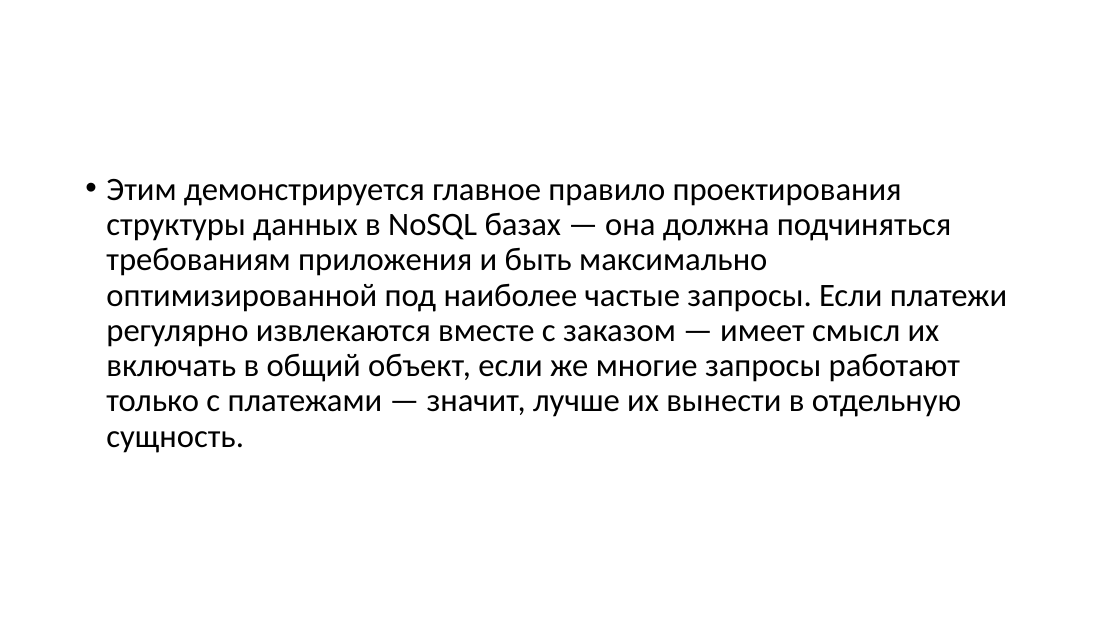
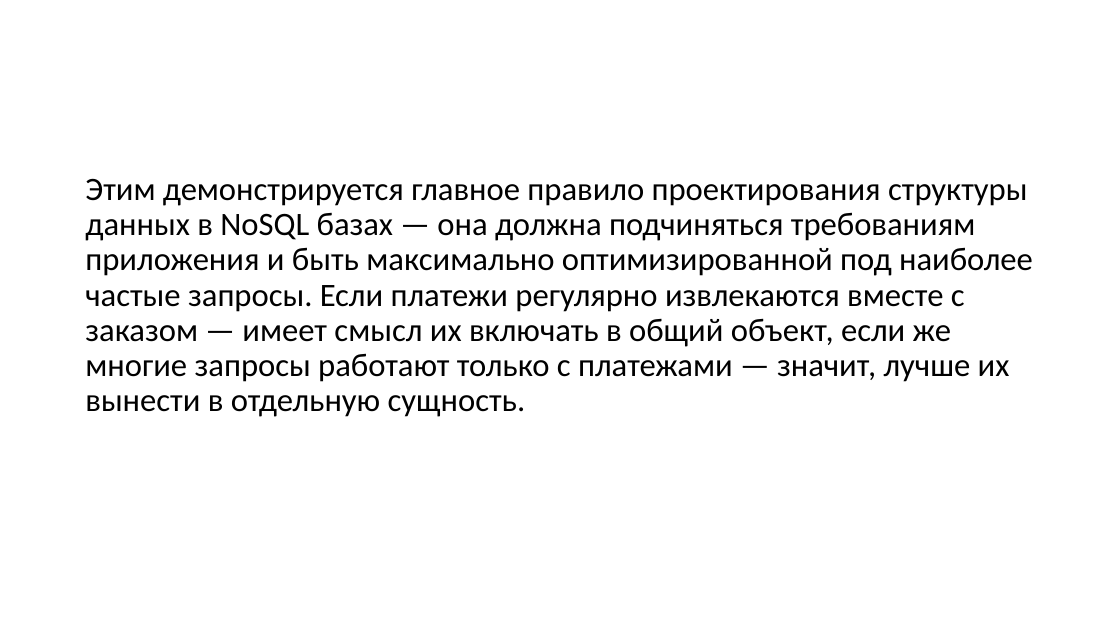
Before and after one commit to avdosev/DataBasePresentations, a slide deck: slide 7 of NoSQL/Презентация.pptx. Drawn at 1120x630 pixels with LibreOffice and Linux fonts; fonts in the diff are those of the drawing. Boxes give left, top, right and bottom in pixels: in the first picture for what was removed or moved away, otherwise in the second. Text is boxed around its words. In the diff, an @@ line names an element or a change of style, - is before the commit and + after.

```diff
--- a/NoSQL/Презентация.pptx
+++ b/NoSQL/Презентация.pptx
@@ text "Этим демонстрируется главное правило проектирования ..." at (x1=85, y1=178, x2=1033, y2=417): bullet • to none @@
```
Also in this commit, not shown: 4 slides added.
